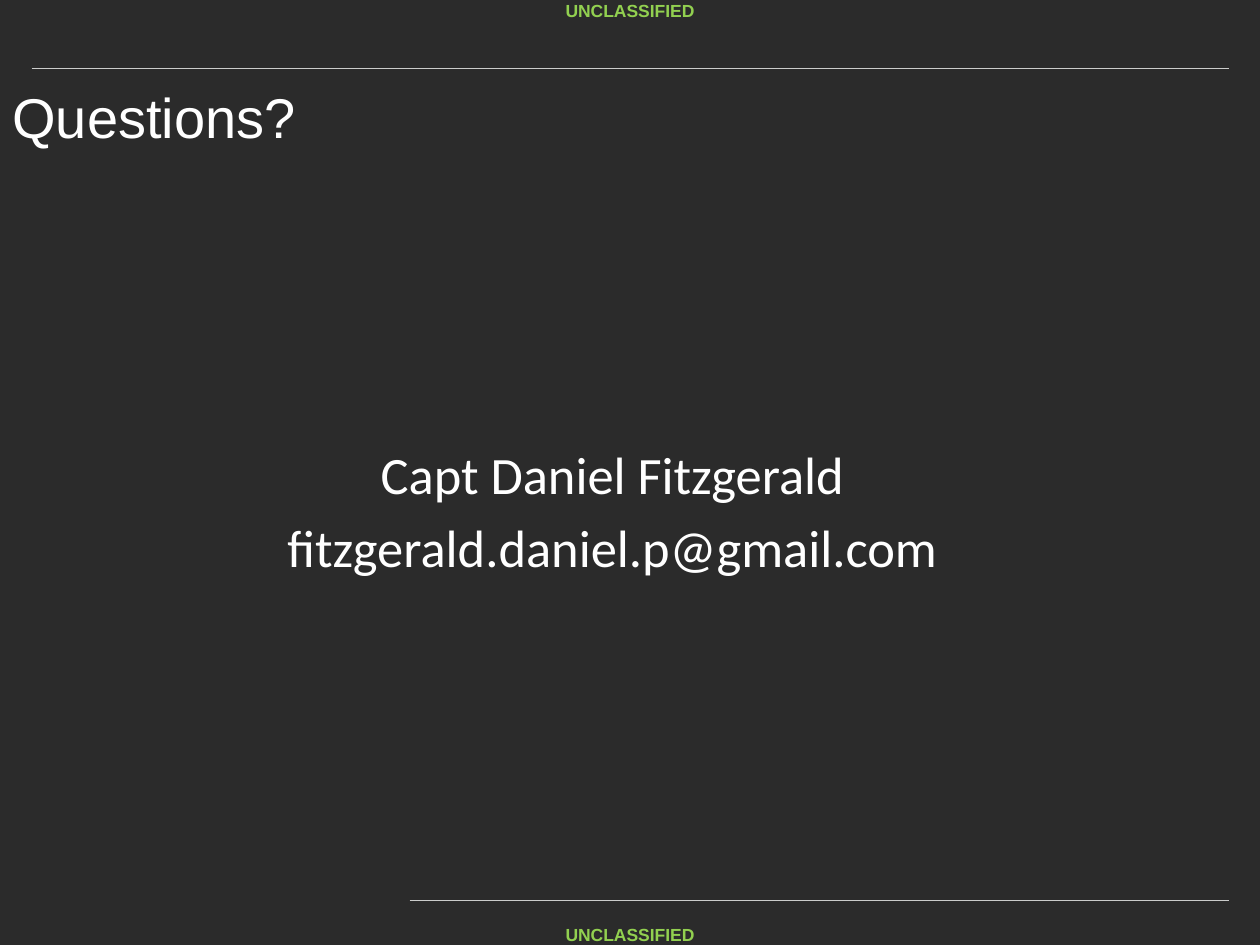
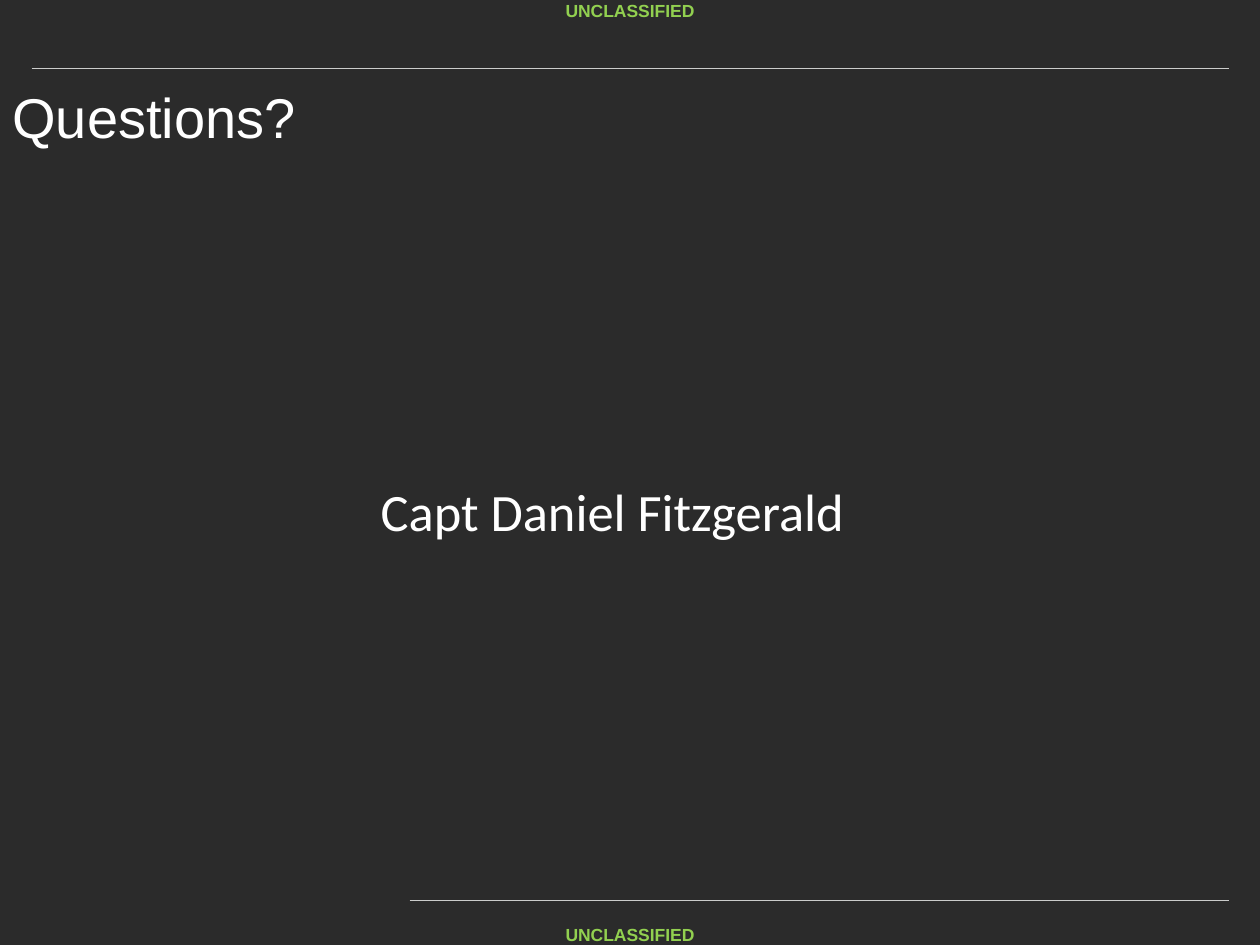
Before and after one commit to fitzgeralddaniel/CovertChannelClass, a slide deck: slide 21 of Handout/Covert Channel Lecture Day 2.pptx (slide 19 before the commit). Drawn at 1260x945 pixels with LibreOffice and Linux fonts; fonts in the diff are those of the drawing; background and template pictures are left out; a plain dark background stands for a picture behind light text. Boxes give left, top, right and bottom in pixels: in the first picture for what was removed or moved away, otherwise in the second. Text is boxed around its words. In the diff, an @@ line names an element or a change of style, - is before the commit and + after.

```diff
--- a/Handout/Covert Channel Lecture Day 2.pptx
+++ b/Handout/Covert Channel Lecture Day 2.pptx
@@ text at [287, 530, 936, 576]: paragraph removed @@
-fitzgerald.daniel.p@gmail.com
```
Also in this commit, not shown: 4 other slides changed, 2 slides added, 4 other files.
